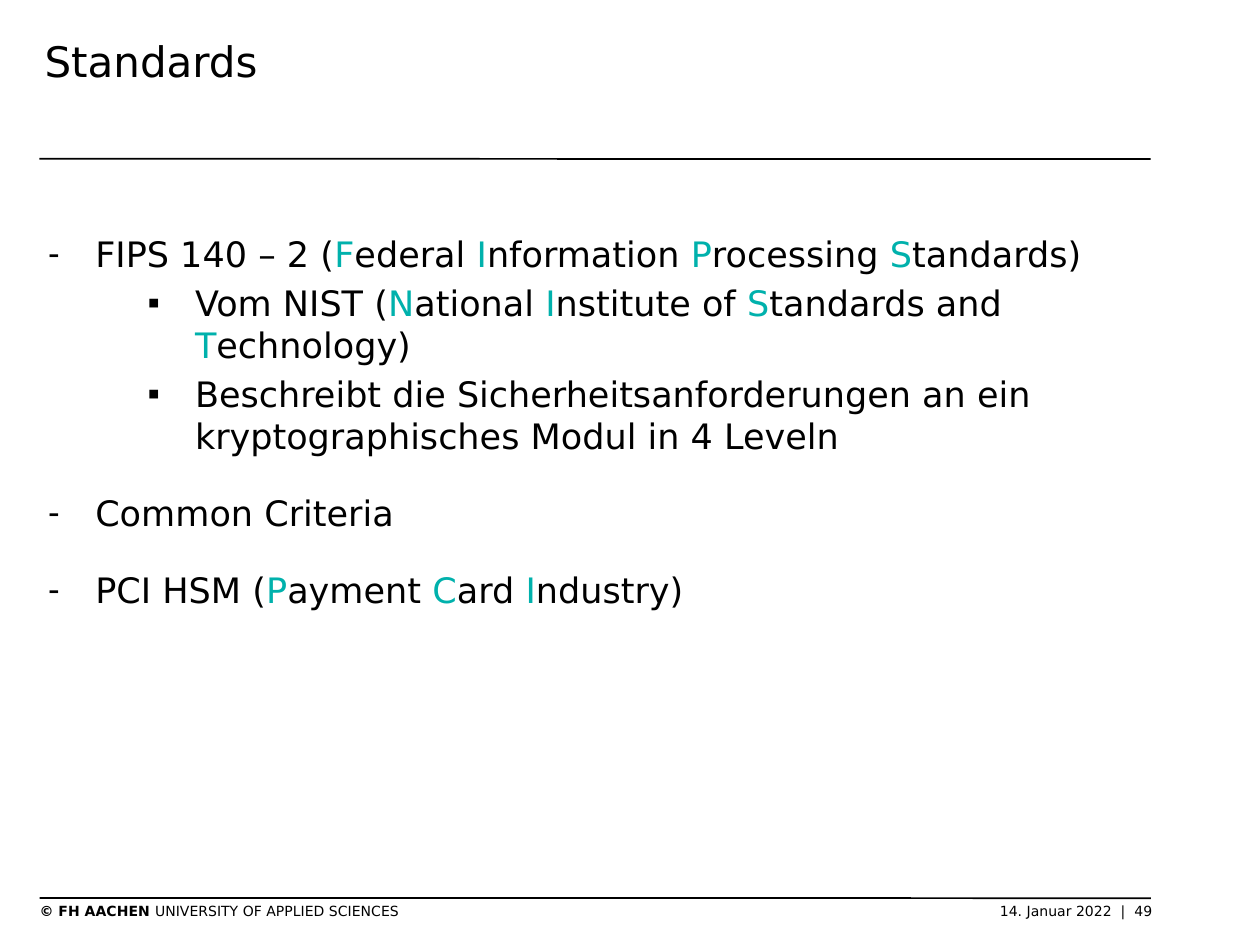
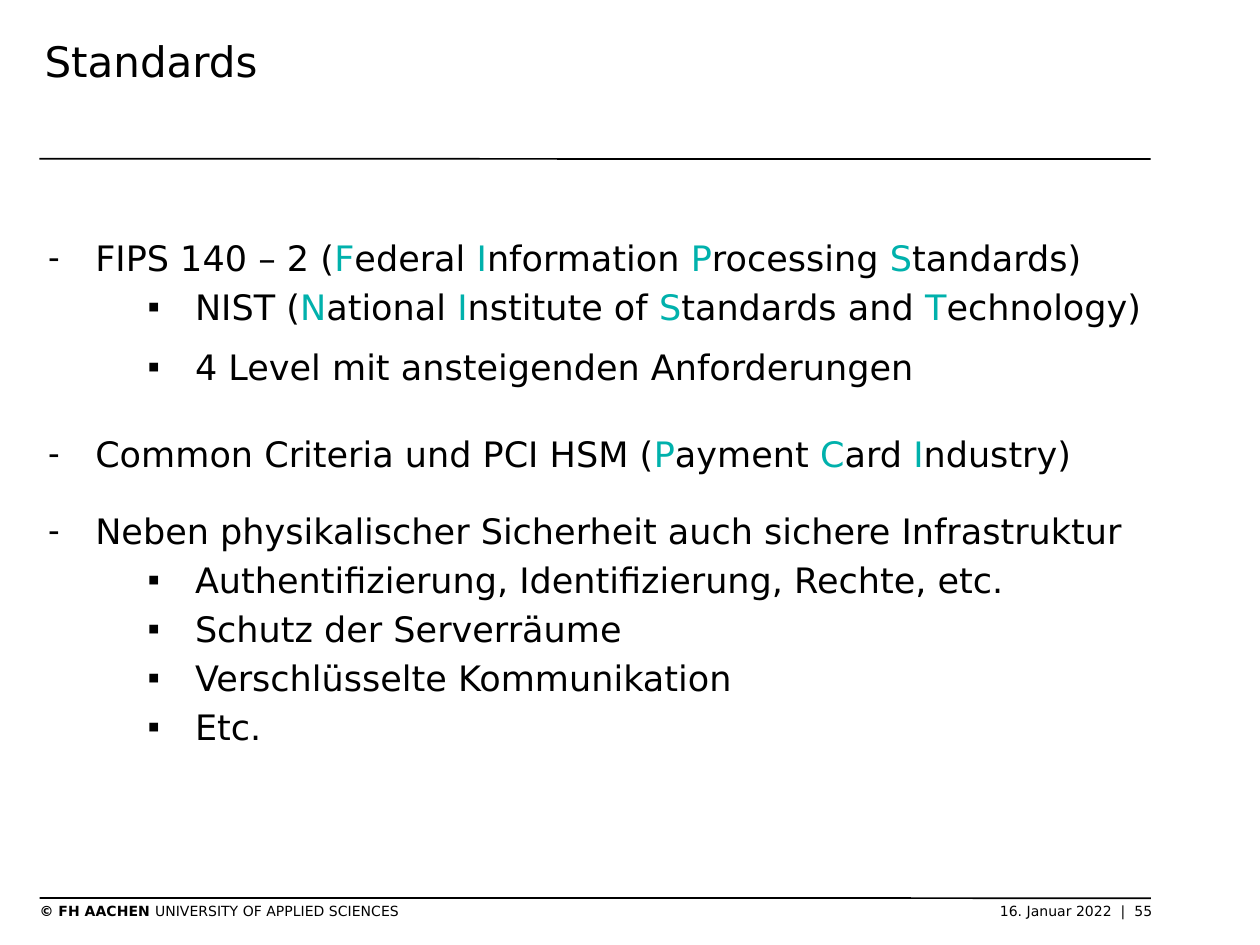
Before and after one commit to SchmickHub/Bachmann---Dahlhaus, a slide deck: slide 55 of Seitenkanal und HSM Folien.pptx (slide 49 before the commit). Drawn at 1260x945 pixels with LibreOffice and Linux fonts; fonts in the diff are those of the drawing; background and template pictures are left out. Boxes give left, top, right and bottom in pixels: in the first picture for what was removed or moved away, otherwise in the second. Text is boxed around its words. In the diff, an @@ line names an element or a change of style, - is before the commit and + after.

```diff
--- a/Seitenkanal und HSM Folien.pptx
+++ b/Seitenkanal und HSM Folien.pptx
@@ text at (95, 293, 1141, 741): text changed @@
-    ▪ Vom NIST (National Institute of Standards and Technology)
-    ▪ Beschreibt die Sicherheitsanforderungen an ein kryptographisches Modul in 4 Leveln
-  – Common Criteria
-  – PCI HSM (Payment Card Industry)
+    ▪ NIST (National Institute of Standards and Technology)
+    ▪ 4 Level mit ansteigenden Anforderungen
+  – Common Criteria und PCI HSM (Payment Card Industry)
+  – Neben physikalischer Sicherheit auch sichere Infrastruktur
+    ▪ Authentifizierung, Identifizierung, Rechte, etc.
+    ▪ Schutz der Serverräume
+    ▪ Verschlüsselte Kommunikation
+    ▪ Etc.
@@ text at (58, 905, 1152, 919): text changed @@
-© FH AACHEN UNIVERSITY OF APPLIED SCIENCES 14. Januar 2022 | 49
+© FH AACHEN UNIVERSITY OF APPLIED SCIENCES 16. Januar 2022 | 55
```
Also in this commit, not shown: 20 other slides changed, 8 slides added, 2 slides removed, 5 other files.
